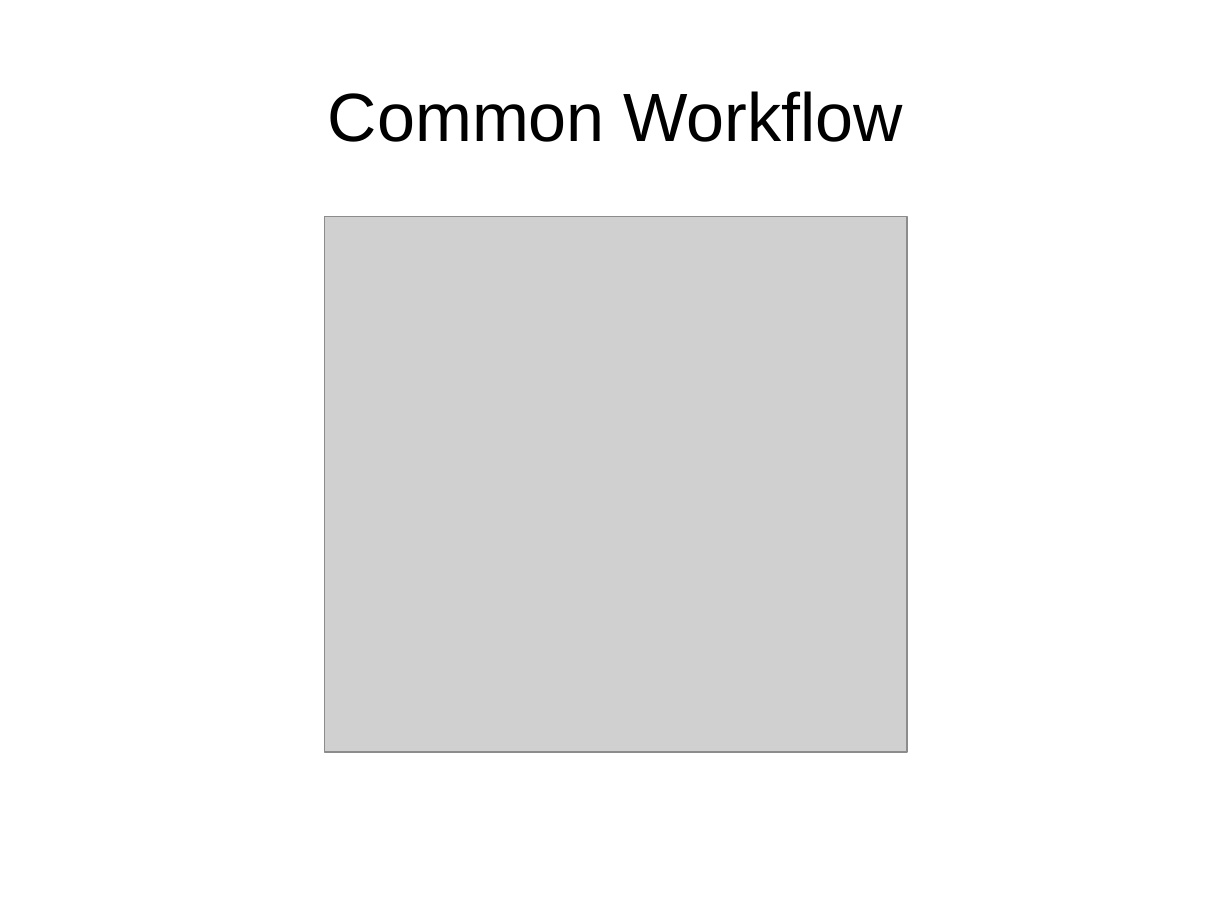
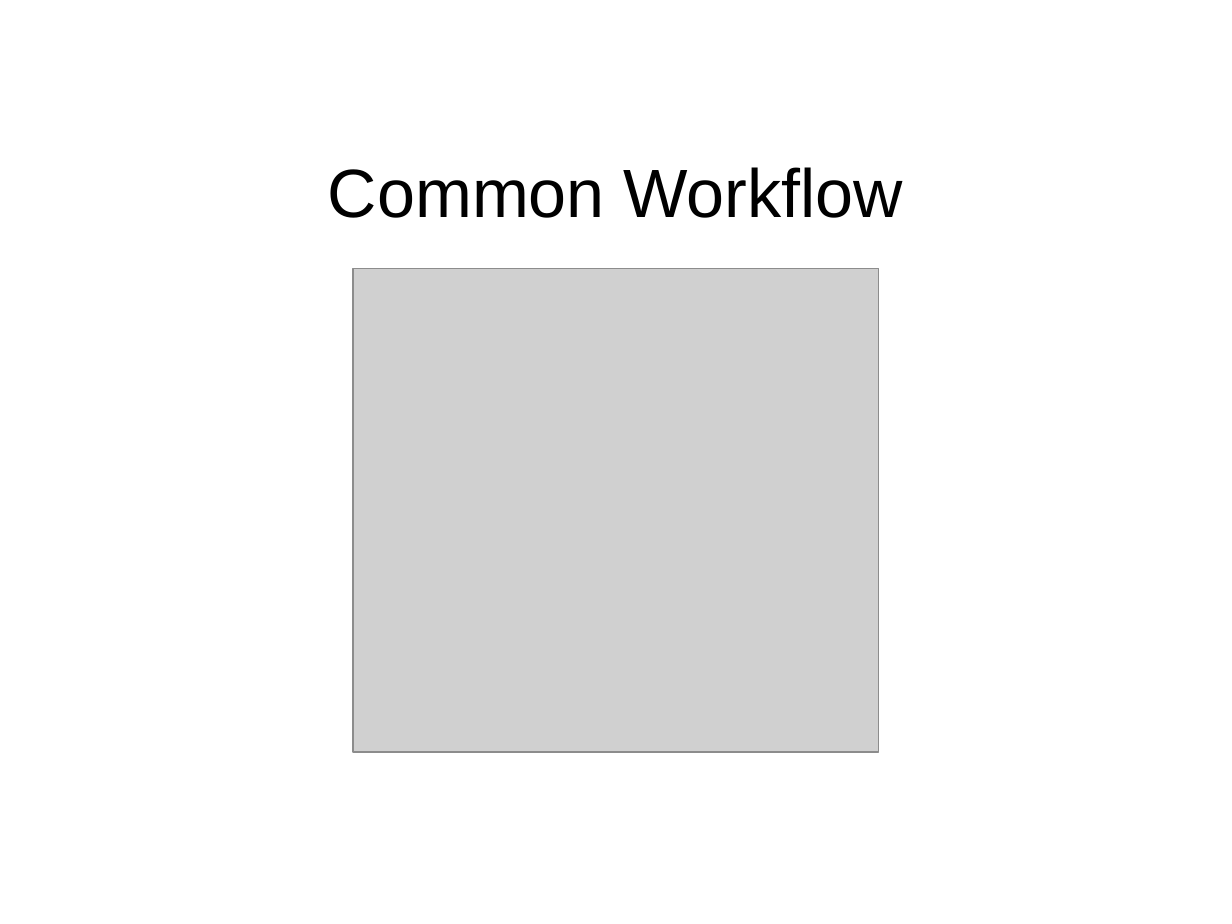
Before and after one commit to Reiuiji/Presentations, a slide deck: slide 15 of Git-Introduction/Git-Introduction.odp. Drawn at 1232x924 pixels with LibreOffice and Linux fonts; fonts in the diff are those of the drawing; grey boxes stand for pictures; background and template pictures are left out. Boxes give left, top, right and bottom in pixels: in the first picture for what was removed or moved away, otherwise in the second. Text is boxed around its words. In the diff, an @@ line names an element or a change of style, - is before the commit and + after.

```diff
--- a/Git-Introduction/Git-Introduction.odp
+++ b/Git-Introduction/Git-Introduction.odp
@@ title "Common Workflow": place and size @@
-title "Common Workflow" at [328, 91, 903, 142]
+title "Common Workflow" at [328, 167, 903, 218]
@@ picture: place and size @@
-picture at [325, 216, 908, 751]
+picture at [353, 268, 880, 752]
```
Also in this commit, not shown: 43 other slides changed.
